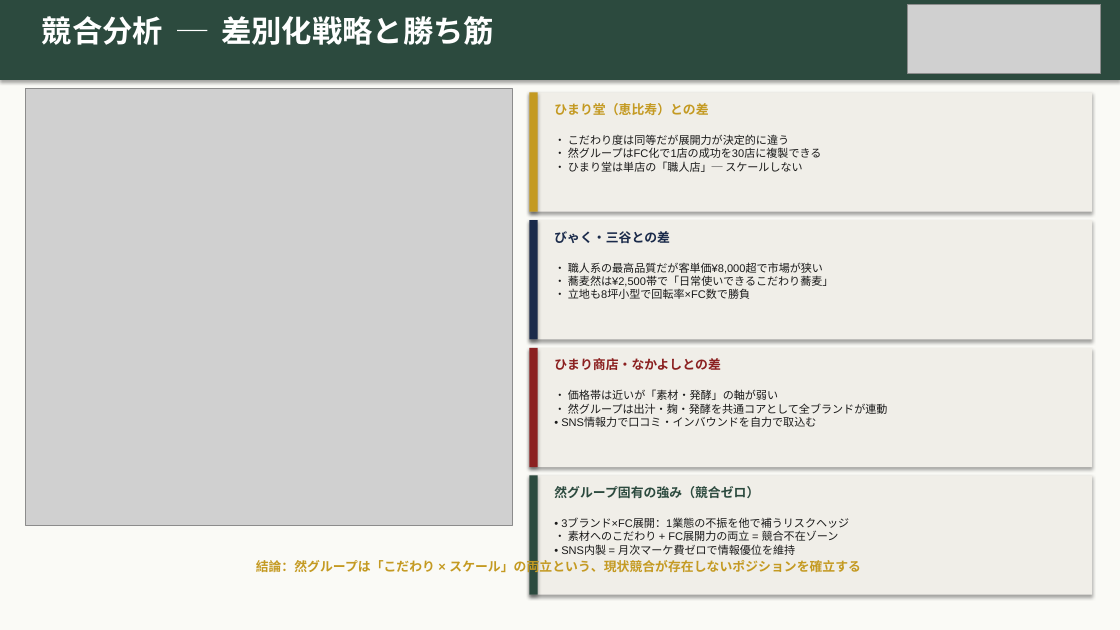
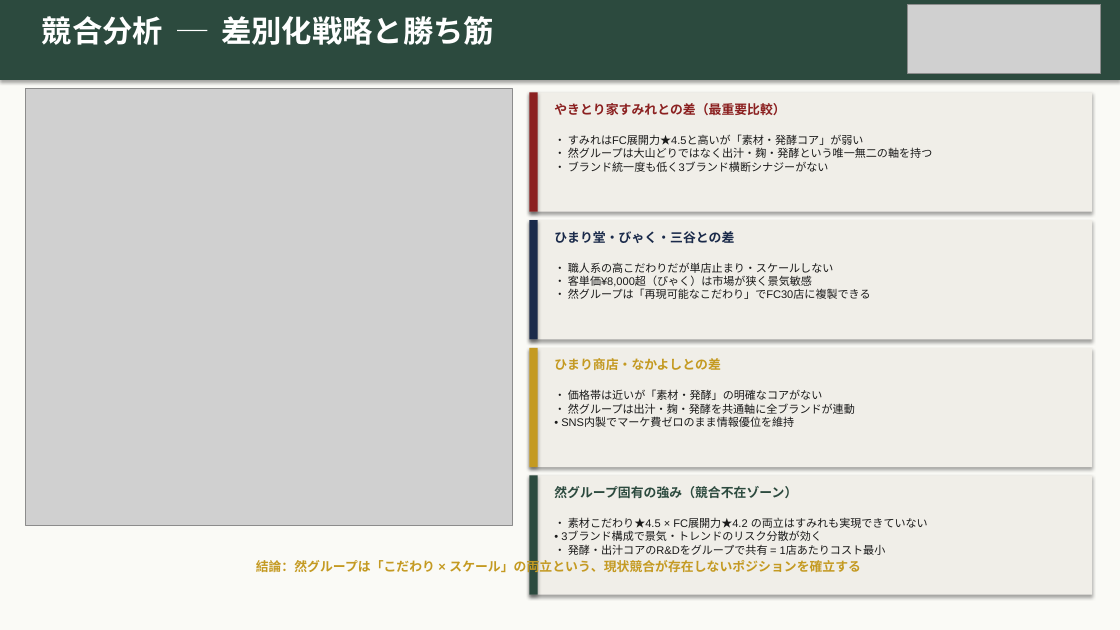
Before and after one commit to hunkotusaisinryo-lab/test-repo, a slide deck: slide 10 of zen/07_融資・投資家資料/然グループ_統合ピッチデッキ_強化版.pptx. Drawn at 1120x630 pixels with LibreOffice and Linux fonts; fonts in the diff are those of the drawing; grey boxes stand for pictures. Boxes give left, top, right and bottom in pixels: in the first picture for what was removed or moved away, otherwise in the second. Text is boxed around its words. In the diff, an @@ line names an element or a change of style, - is before the commit and + after.

```diff
--- a/zen/07_融資・投資家資料/然グループ_統合ピッチデッキ_強化版.pptx
+++ b/zen/07_融資・投資家資料/然グループ_統合ピッチデッキ_強化版.pptx
@@ rectangle at [529,92,538,212]: fill #C49A22 to #8B2020 @@
@@ text at [554,103,785,115]: text changed; text colour #C49A22 to #8B2020 @@
-ひまり堂（恵比寿）との差
+やきとり家すみれとの差（最重要比較）
@@ text at [568,134,932,172]: text changed @@
-• こだわり度は同等だが展開力が決定的に違う
-• 然グループはFC化で1店の成功を30店に複製できる
-• ひまり堂は単店の「職人店」─ スケールしない
+• すみれはFC展開力★4.5と高いが「素材・発酵コア」が弱い
+• 然グループは大山どりではなく出汁・麹・発酵という唯一無二の軸を持つ
+• ブランド統一度も低く3ブランド横断シナジーがない
@@ text at [554,231,734,243]: text changed @@
-びゃく・三谷との差
+ひまり堂・びゃく・三谷との差
@@ text at [568,262,871,299]: text changed @@
-• 職人系の最高品質だが客単価¥8,000超で市場が狭い
-• 蕎麦然は¥2,500帯で「日常使いできるこだわり蕎麦」
-• 立地も8坪小型で回転率×FC数で勝負
+• 職人系の高こだわりだが単店止まり・スケールしない
+• 客単価¥8,000超（びゃく）は市場が狭く景気敏感
+• 然グループは「再現可能なこだわり」でFC30店に複製できる
@@ rectangle at [529,348,538,467]: fill #8B2020 to #C49A22 @@
@@ text "ひまり商店・なかよしとの差" at [554,358,720,370]: text colour #8B2020 to #C49A22 @@
@@ text at [561,389,855,427]: text changed @@
-• 価格帯は近いが「素材・発酵」の軸が弱い
-• 然グループは出汁・麹・発酵を共通コアとして全ブランドが連動
-• SNS情報力で口コミ・インバウンドを自力で取込む
+• 価格帯は近いが「素材・発酵」の明確なコアがない
+• 然グループは出汁・麹・発酵を共通軸に全ブランドが連動
+• SNS内製でマーケ費ゼロのまま情報優位を維持
@@ text at [554,486,797,498]: text changed @@
-然グループ固有の強み（競合ゼロ）
+然グループ固有の強み（競合不在ゾーン）
@@ text at [561,517,928,555]: text changed @@
-• 3ブランド×FC展開：1業態の不振を他で補うリスクヘッジ
-• 素材へのこだわり + FC展開力の両立 = 競合不在ゾーン
-• SNS内製 = 月次マーケ費ゼロで情報優位を維持
+• 素材こだわり★4.5 × FC展開力★4.2 の両立はすみれも実現できていない
+• 3ブランド構成で景気・トレンドのリスク分散が効く
+• 発酵・出汁コアのR&Dをグループで共有 = 1店あたりコスト最小
```
Also in this commit, not shown: 2 other slides changed, 1 other file.
